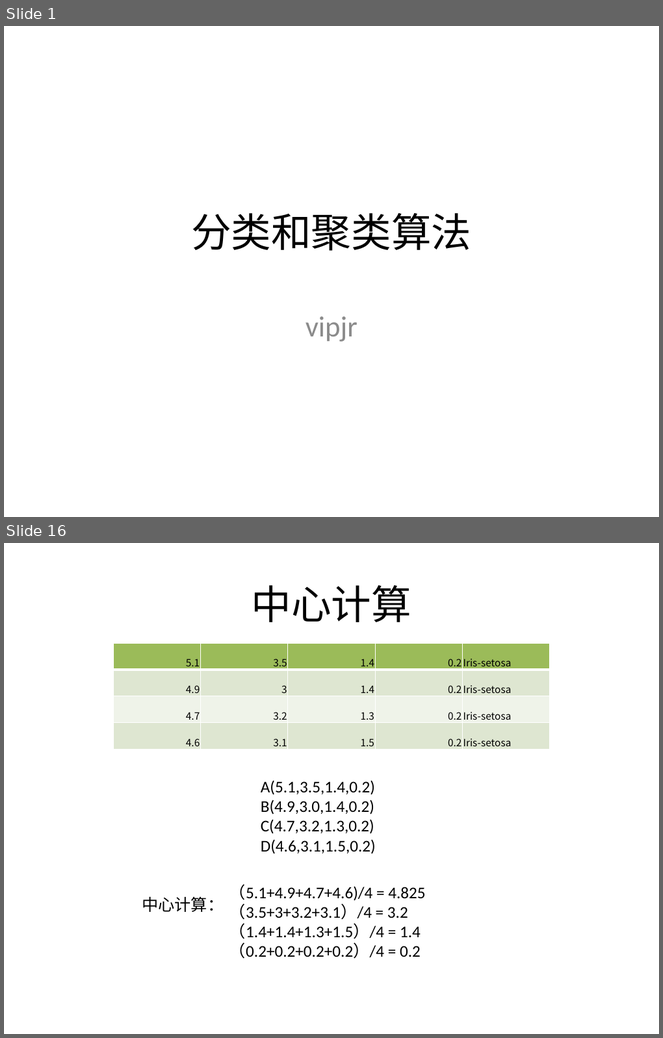
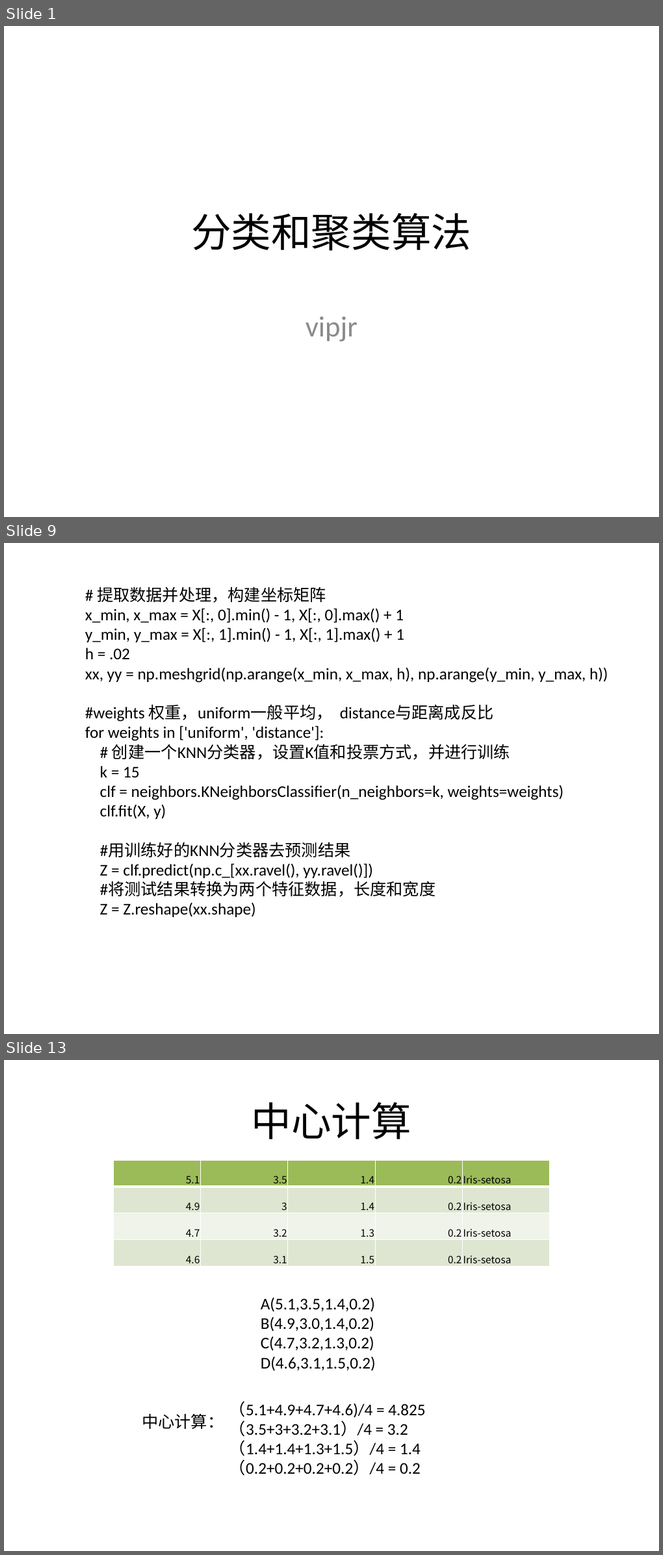
Before and after one commit to BattalionCommander/Python, a slide deck: cls_23聚类算法.pptx. Shown one above the other, each under a label of ours: slides 1 and 16 before the commit, slides 1, 9 and 13 after it; the slides between them are not shown. The pictures are 663x1038 and 663x1555 pixels, drawn with LibreOffice and Linux fonts; fonts in the diff are those of the drawing; background and template pictures are left out. Boxes give left, top, right and bottom in pixels: in the first picture for what was removed or moved away, otherwise in the second. Text is boxed around its words. In the diff, an @@ line names an element or a change of style, - is before the commit and + after.

```diff
--- a/cls_23聚类算法.pptx
+++ b/cls_23聚类算法.pptx
@@ slide 9 added at <box>4,543,659,1034</box>, background picture (left out) @@
@@ text added at <box>85,587,608,917</box>, 18 pt, text #000000 @@
+# 提取数据并处理，构建坐标矩阵
+x_min, x_max = X[:, 0].min() - 1, X[:, 0].max() + 1
+y_min, y_max = X[:, 1].min() - 1, X[:, 1].max() + 1
+h = .02
+xx, yy = np.meshgrid(np.arange(x_min, x_max, h), np.arange(y_min, y_max, h))
+#weights 权重，uniform一般平均， distance与距离成反比
+for weights in ['uniform', 'distance']:
+# 创建一个KNN分类器，设置K值和投票方式，并进行训练
+k = 15
+clf = neighbors.KNeighborsClassifier(n_neighbors=k, weights=weights)
+clf.fit(X, y)
+#用训练好的KNN分类器去预测结果
+Z = clf.predict(np.c_[xx.ravel(), yy.ravel()])
+#将测试结果转换为两个特征数据，长度和宽度
+Z = Z.reshape(xx.shape)
@@ what was slide 16 is now slide 13 @@
```
Also in this commit, not shown: 4 slides changed, 6 other slides added, 9 slides removed, 4 other files.
